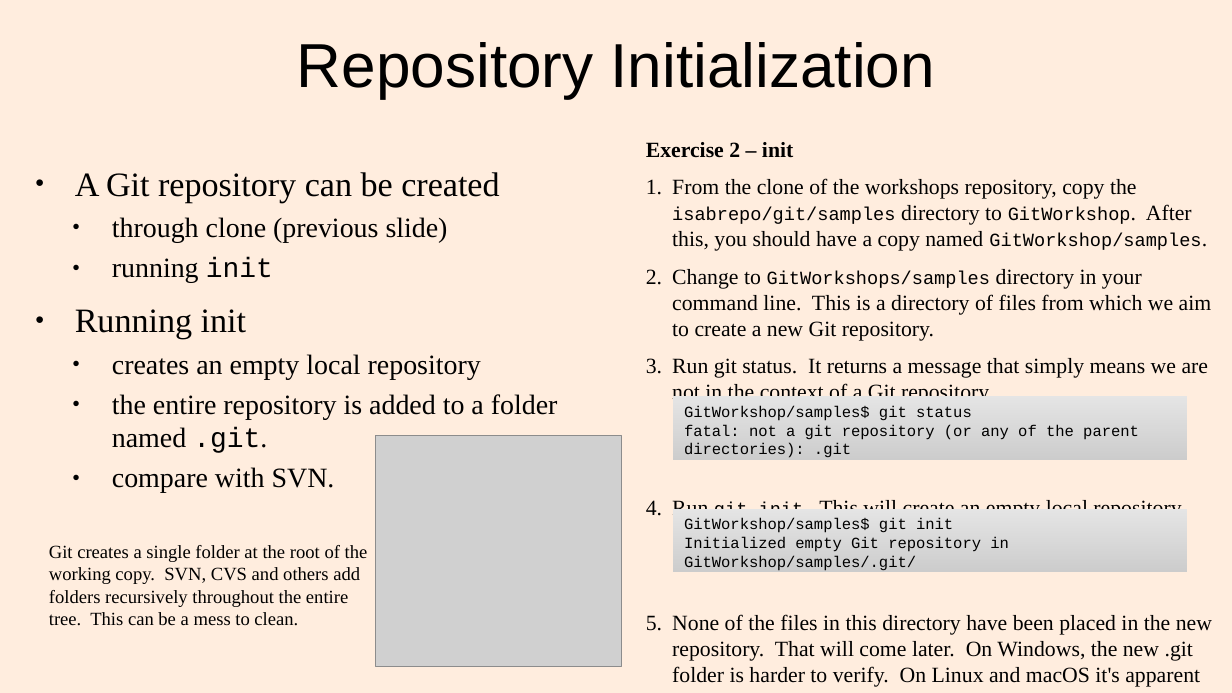
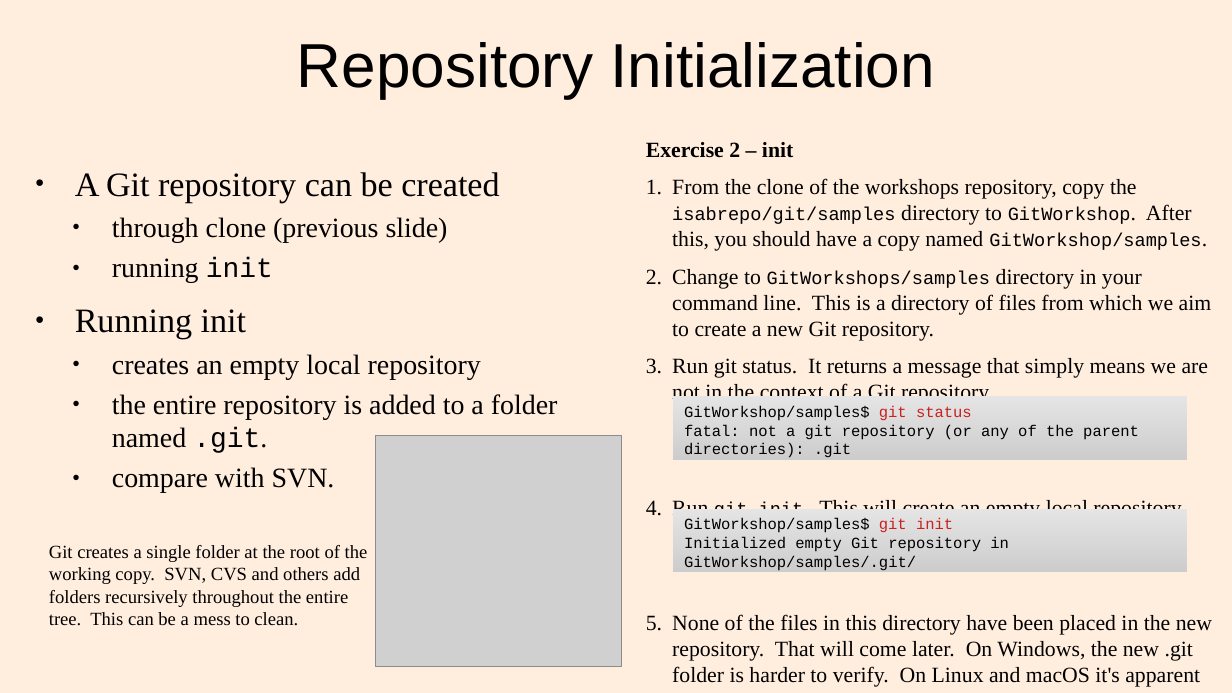
Before and after one commit to lacounty-isab/workshops, a slide deck: slide 5 of git/GitWorkshop1.odp. Drawn at 1232x693 pixels with LibreOffice and Linux fonts; fonts in the diff are those of the drawing; grey boxes stand for pictures. Boxes give left, top, right and bottom in pixels: in the first picture for what was removed or moved away, otherwise in the second. Text is boxed around its words. In the diff, an @@ line names an element or a change of style, - is before the commit and + after.

```diff
--- a/git/GitWorkshop1.odp
+++ b/git/GitWorkshop1.odp
@@ text in rectangle at (684,405,972,421): text colour #000000 to #C9211E in "git status" @@
@@ text in rectangle at (684,518,953,533): text colour #000000 to #C9211E in "git init" @@
```
Also in this commit, not shown: 7 other slides changed, 2 other files.
